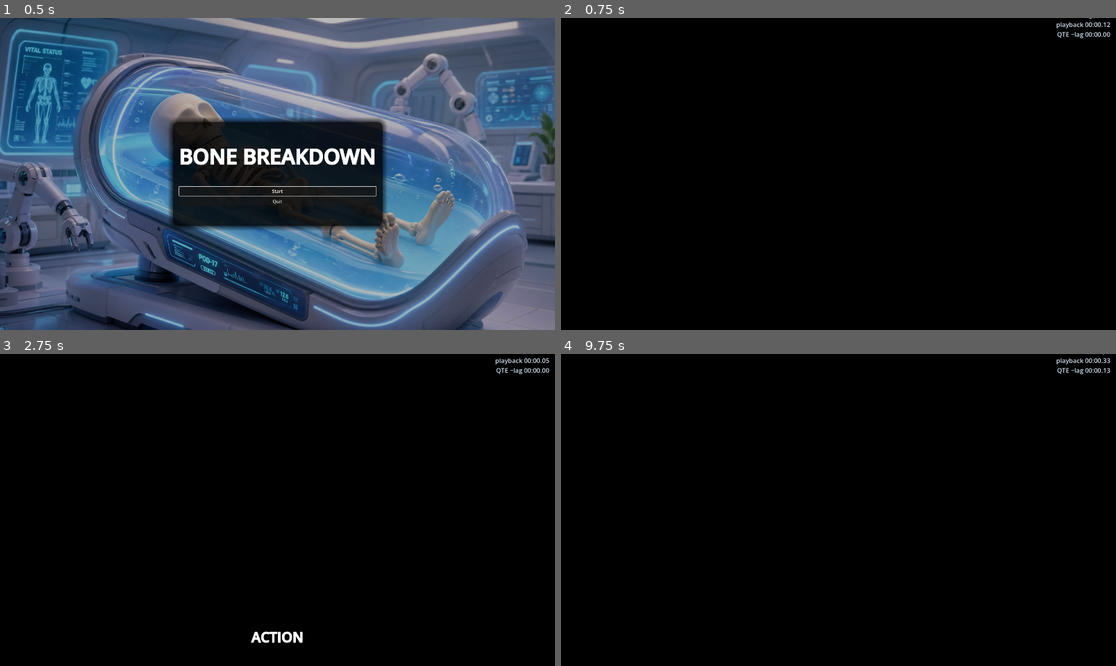
Above: before the commit, frames 1-4 (two rows, left to right).
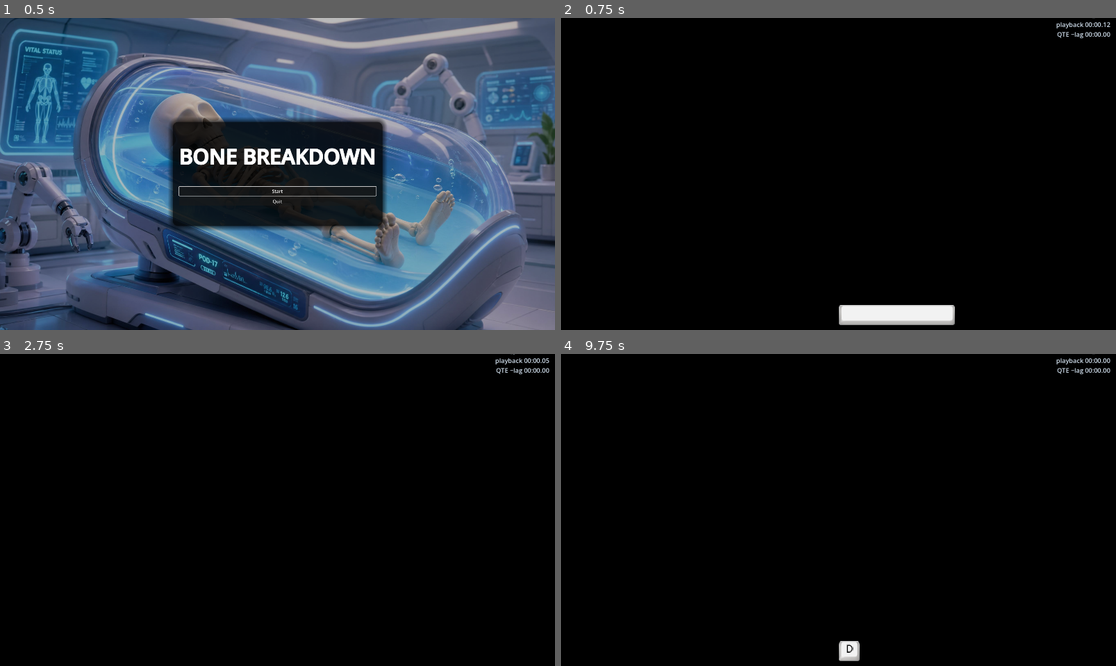
Above: after the commit, the same moments.

Repository: amarti95/Bone-Breakdown
Game: Godot game, scene res://scenes/MainMenu.tscn
The game is run twice, just before and just after one commit, with the same random seed, the same clock (stepped at 60 frames per second) and the same inputs. Video files are missing from this copy of the repository; at most half a second of black plays in their place.
Inputs (mouse positions are in pixels of both pictures, inside the frame that each line leads up to):
- Up to frame 1 (0.5 s): no input
- Up to frame 2 (0.75 s): click "Start" at 0.5 s
- Up to frame 3 (2.75 s): move the mouse to (399, 494) at 1.27 s; hold D (qte_right) 1.28-2 s; tap Space (qte_action, bound only after the commit) at 1.35 s; click (399, 494) at 1.42 s; tap Enter at 2 s; drag from (166, 525) to (249, 572) at 2.02 s
- Up to frame 4 (9.75 s): move the mouse to (894, 441) at 2.77 s; hold D (qte_right) 2.78-3.5 s; tap P at 2.85, 7.35 s; tap Space (qte_action, bound only after the commit) at 3.5, 5, 5.85, 6.5 s; drag from (810, 572) to (672, 463) at 3.52 s; tap Enter at 4.25, 5.75 s; move the mouse to (1005, 556) at 4.27 s; hold A (qte_left) 4.28-5 s; tap E (qte_action, bound only before the commit) at 4.35, 8.85 s; drag from (672, 463) to (755, 432) at 5.02 s; move the mouse to (866, 510) at 5.77 s; hold S (qte_down) 5.78-6.5 s; click (866, 510) at 5.92 s; drag from (755, 432) to (727, 525) at 6.52 s; move the mouse to (960, 494) at 7.27 s; hold W (qte_up) 7.28-8 s; drag from (727, 525) to (810, 572) at 8.02 s; move the mouse to (894, 441) at 8.77 s; hold S (qte_down) 8.78-9.5 s; drag from (810, 572) to (672, 463) at 9.52 s

Frame 1 is identical in both runs. In frame 2, 1.4% of the frame differs, in the area x 50-96%, y 0-99%; in frame 3, 0.2%; in frame 4, 0.3%.

Commit message:
Added laser failure clip and replaced ui with keyboard pngs

Diff:
--- a/data/fmv_manifest.tres
+++ b/data/fmv_manifest.tres
@@ -21,6 +21,7 @@
 [ext_resource type="VideoStream" uid="uid://bjqiac78s5vef" path="res://videos/rooms/lever/dieLever2.ogv" id="19_lv_die"]
 [ext_resource type="VideoStream" uid="uid://cd450av7nnhqm" path="res://videos/rooms/lever/flickLever4.ogv" id="20_lv_flick"]
 [ext_resource type="VideoStream" uid="uid://bhshdnsh5krpu" path="res://videos/rooms/lever/hatchLever5.ogv" id="21_lv_hatch"]
+[ext_resource type="VideoStream" path="res://videos/rooms/laser/laser_fail.ogv" id="22_ls_fail"]
 
 [sub_resource type="Resource" id="Resource_qteStartingTutorial"]
 script = ExtResource("4_4p3c2")
@@ -128,7 +129,7 @@
 end_time_s = 1.55
 required_action = 0
 success_next_clip_id = "laser_clip2"
-fail_next_clip_id = "laser_clip1"
+fail_next_clip_id = "laser_fail"
 
 [sub_resource type="Resource" id="Resource_clipLaser1"]
 script = ExtResource("3_1n1n0")
@@ -144,7 +145,7 @@
 pause = false
 reaction_time_s = 0.0
 success_next_clip_id = "laser_clip3"
-fail_next_clip_id = "laser_clip2"
+fail_next_clip_id = "laser_fail"
 
 [sub_resource type="Resource" id="Resource_clipLaser2"]
 script = ExtResource("3_1n1n0")
@@ -157,7 +158,7 @@
 start_time_s = 0.75
 end_time_s = 1.45
 success_next_clip_id = "laser_clip4"
-fail_next_clip_id = "laser_clip3"
+fail_next_clip_id = "laser_fail"
 
 [sub_resource type="Resource" id="Resource_clipLaser3"]
 script = ExtResource("3_1n1n0")
@@ -170,21 +171,25 @@
 id = "laser_clip4"
 video = ExtResource("9_k4")
 
+[sub_resource type="Resource" id="Resource_clipLaserFail"]
+script = ExtResource("3_1n1n0")
+id = "laser_fail"
+video = ExtResource("22_ls_fail")
+on_finish_next_clip_id = "laser_clip1"
+
 [sub_resource type="Resource" id="Resource_roomLaser"]
 script = ExtResource("2_ba8q0")
 id = "laser"
 display_name = "Laser"
-clips = Array[ExtResource("3_1n1n0")]([SubResource("Resource_clipLaser1"), SubResource("Resource_clipLaser2"), SubResource("Resource_clipLaser3"), SubResource("Resource_clipLaser4")])
+clips = Array[ExtResource("3_1n1n0")]([SubResource("Resource_clipLaser1"), SubResource("Resource_clipLaser2"), SubResource("Resource_clipLaser3"), SubResource("Resource_clipLaser4"), SubResource("Resource_clipLaserFail")])
 start_clip_id = "laser_clip1"
 
 [sub_resource type="Resource" id="Resource_qteIdleLever"]
 script = ExtResource("4_4p3c2")
-start_time_s = 0.0
 end_time_s = 5.87
-required_action = 4
+required_action = 3
 pause = false
 slow_scale = 1.0
-reaction_time_s = 0.0
 success_next_clip_id = "flick_lever"
 fail_next_clip_id = "walk_lever"
 
@@ -204,13 +209,23 @@
 script = ExtResource("3_1n1n0")
 id = "die_lever"
 video = ExtResource("19_lv_die")
-on_finish_next_clip_id = "hatch_lever"
+on_finish_next_clip_id = "idle_lever"
+
+[sub_resource type="Resource" id="Resource_db7e5"]
+script = ExtResource("4_4p3c2")
+end_time_s = 2.0
+pause = false
+slow_scale = 1.0
+success_next_clip_id = "hatch_lever"
+fail_next_clip_id = "die_lever"
+metadata/_custom_type_script = "uid://bwutsw2hp3tll"
 
 [sub_resource type="Resource" id="Resource_clipLeverFlick"]
 script = ExtResource("3_1n1n0")
 id = "flick_lever"
 video = ExtResource("20_lv_flick")
 on_finish_next_clip_id = "hatch_lever"
+windows = Array[ExtResource("4_4p3c2")]([SubResource("Resource_db7e5")])
 
 [sub_resource type="Resource" id="Resource_clipLeverHatch"]
 script = ExtResource("3_1n1n0")
@@ -254,4 +269,4 @@
 room_order = Array[String](["starting", "drone", "lever", "hatch", "laser", "boss"])
 start_room_id = "starting"
 default_fail_room_id = "laser"
-default_fail_clip_id = "laser_clip1"
+default_fail_clip_id = "laser_fail"
--- a/project.godot
+++ b/project.godot
@@ -98,7 +98,7 @@
 }
 qte_action={
 "deadzone": 0.5,
-"events": [Object(InputEventKey,"resource_local_to_scene":fa …(119 unchanged characters)… ressed":false,"pressed":false,"keycode":69,"physical_keycode":0,"key_label":0,"unicode":101,"location":0,"echo":false,"script":null)
+"events": [Object(InputEventKey,"resource_local_to_scene":fa …(119 unchanged characters)… ressed":false,"pressed":false,"keycode":32,"physical_keycode":0,"key_label":0,"unicode":32,"location":0,"echo":false,"script":null)
 ]
 }
 
--- a/scenes/FmvPlayer.tscn
+++ b/scenes/FmvPlayer.tscn
@@ -17,10 +17,6 @@
 shader_parameter/scanline_opacity = 0.1
 shader_parameter/vignette_intensity = 0.3
 
-[sub_resource type="LabelSettings" id="LabelSettings_1"]
-font_size = 48
-outline_size = 6
-
 [sub_resource type="LabelSettings" id="LabelSettings_clip_time"]
 font_size = 22
 font_color = Color(0.88, 0.94, 1, 0.95)
@@ -38,6 +34,7 @@
 manifest = ExtResource("2_manifest")
 qte_timeline_lag_compensation_s = 0.2
 qte_wall_grace_after_clip_switch_s = 0.055
+debug_start_clip_id = "flick_lever"
 
 [node name="Video" type="VideoStreamPlayer" parent="." unique_id=1612738164]
 layout_mode = 1
@@ -70,24 +67,25 @@
 anchor_top = 1.0
 anchor_right = 0.5
 anchor_bottom = 1.0
-offset_left = -200.0
-offset_top = -160.0
-offset_right = 200.0
-offset_bottom = -40.0
+offset_left = -240.0
+offset_top = -140.0
+offset_right = 240.0
+offset_bottom = -32.0
 grow_horizontal = 2
 grow_vertical = 0
 
-[node name="PromptLabel" type="Label" parent="Overlay/Prompt" unique_id=1964560598]
+[node name="PromptIcon" type="TextureRect" parent="Overlay/Prompt" unique_id=1964560598]
+texture_filter = 1
 layout_mode = 1
-anchors_preset = 15
-anchor_right = 1.0
-anchor_bottom = 1.0
+anchors_preset = 8
+anchor_left = 0.5
+anchor_top = 0.5
+anchor_right = 0.5
+anchor_bottom = 0.5
 grow_horizontal = 2
 grow_vertical = 2
-text = "PRESS ACTION"
-label_settings = SubResource("LabelSettings_1")
-horizontal_alignment = 1
-vertical_alignment = 1
+expand_mode = 1
+stretch_mode = 5
 
 [node name="DebugLabel" type="Label" parent="Overlay" unique_id=1512340513]
 offset_left = 16.0
--- a/scripts/FmvPlayer.gd
+++ b/scripts/FmvPlayer.gd
@@ -22,11 +22,14 @@
 
 ## Top-right HUD: current clip id and integrated playback clock (matches QTE `start_time_s` authoring).
 @export var show_clip_time_overlay: bool = true
+
+## Height of the keyboard-key prompt shown during QTE windows.
+@export var prompt_icon_height: float = 72.0
 
 @onready var overlay: CanvasLayer = $Overlay
 @onready var video: VideoStreamPlayer = $Video
 @onready var prompt_root: Control = $Overlay/Prompt
-@onready var prompt_label: Label = $Overlay/Prompt/PromptLabel
+@onready var prompt_icon: TextureRect = $Overlay/Prompt/PromptIcon
 @onready var debug_label: Label = $Overlay/DebugLabel
 @onready var clip_time_hud: Control = $Overlay/ClipTimeHud
 @onready var clip_time_label: Label = $Overlay/ClipTimeHud/ClipTimeLabel
@@ -243,7 +246,7 @@
 	_window_resolved = false
 	_qte_open = true
 
-	prompt_label.text = _action_to_text(w.required_action)
+	_set_prompt_for_action(w.required_action)
 	prompt_root.visible = true
 
 	if w.pause:
@@ -366,18 +369,31 @@
 		next_id = fallback_clip
 	_play_clip(next_id)
 
+func _set_prompt_for_action(action: int) -> void:
+	if prompt_icon == null:
+		return
+	var icon := QteInputKeyIconLibrary.texture_for_action(action)
+	prompt_icon.texture = icon
+	if icon == null:
+		prompt_icon.custom_minimum_size = Vector2.ZERO
+		return
+	var display_size := QteInputKeyIconLibrary.display_size_for_action(action, prompt_icon_height)
+	prompt_icon.custom_minimum_size = display_size
+	prompt_icon.size = display_size
+
+
 func _action_to_text(a: int) -> String:
 	match a:
 		FmvQteWindow.Action.UP:
-			return "UP"
+			return "W"
 		FmvQteWindow.Action.DOWN:
-			return "DOWN"
+			return "S"
 		FmvQteWindow.Action.LEFT:
-			return "LEFT"
+			return "A"
 		FmvQteWindow.Action.RIGHT:
-			return "RIGHT"
+			return "D"
 		FmvQteWindow.Action.ACTION:
-			return "ACTION"
+			return "SPACE"
 		_:
 			return "?"
 
--- /dev/null
+++ b/scripts/ui/QteInputKeyIconLibrary.gd
@@ -0,0 +1,34 @@
+extends RefCounted
+class_name QteInputKeyIconLibrary
+
+const ATLAS: Texture2D = preload("res://Assets/ui/keyboard_keys_transparent.png")
+
+const _REGIONS: Dictionary = {
+	FmvQteWindow.Action.UP: Rect2(35, 4, 28, 27),
+	FmvQteWindow.Action.DOWN: Rect2(35, 32, 28, 27),
+	FmvQteWindow.Action.LEFT: Rect2(4, 32, 28, 27),
+	FmvQteWindow.Action.RIGHT: Rect2(66, 32, 28, 27),
+	FmvQteWindow.Action.ACTION: Rect2(97, 32, 151, 27),
+}
+
+
+static func region_for_action(action: int) -> Rect2:
+	return _REGIONS.get(action, Rect2())
+
+
+static func texture_for_action(action: int) -> Texture2D:
+	var region := region_for_action(action)
+	if region.size == Vector2.ZERO:
+		return null
+	var atlas := AtlasTexture.new()
+	atlas.atlas = ATLAS
+	atlas.region = region
+	return atlas
+
+
+static func display_size_for_action(action: int, target_height: float) -> Vector2:
+	var region := region_for_action(action)
+	if region.size.y <= 0.0:
+		return Vector2.ZERO
+	var scale := target_height / region.size.y
+	return region.size * scale
Binary file added: Assets/ui/keyboard_keys_transparent.png
Not shown, added: Assets/ui/keyboard_keys_transparent.png.import
Not shown, added: scripts/ui/QteInputKeyIconLibrary.gd.uid
Not shown, added: videos/rooms/laser/laser_fail.ogv.uid
Not shown, added: videos/LaserRoomFailure.mp4
Not shown, removed: videos/clip1_jump_laser.webm
Not shown, removed: videos/clip2_duck.webm
Not shown, removed: videos/clip3_headthrow.webm
Not shown, removed: videos/clip4_exit.webm
Not shown, added: videos/rooms/laser/laser_fail.ogv
